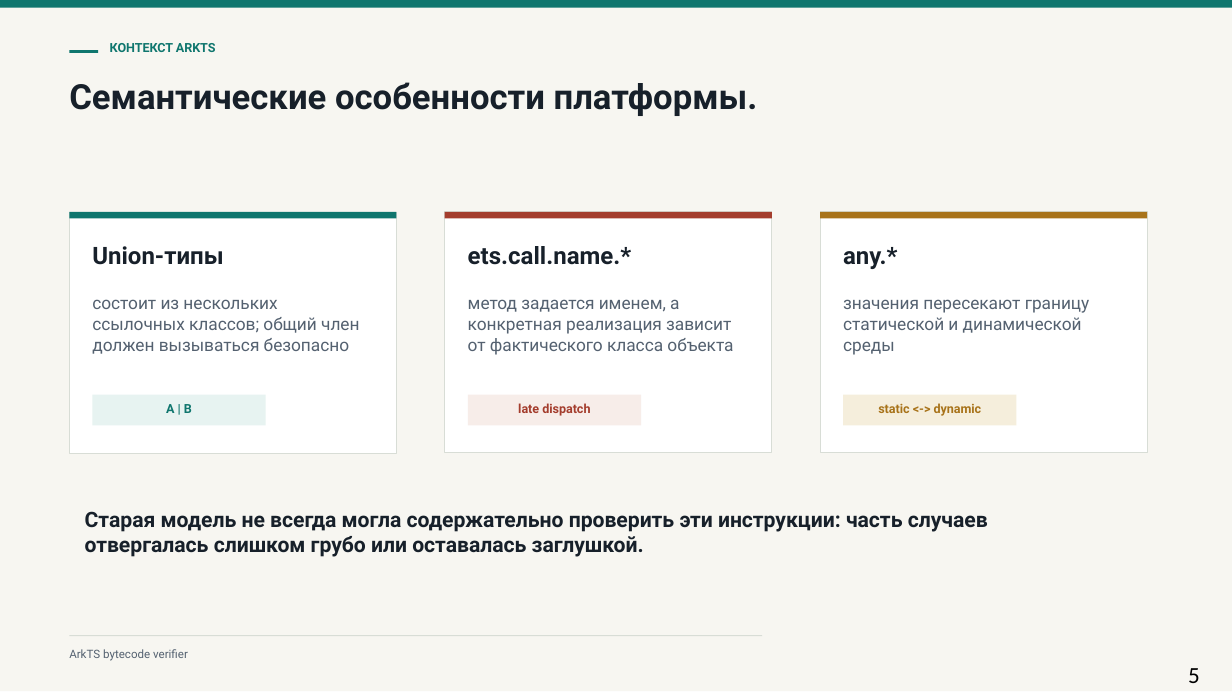
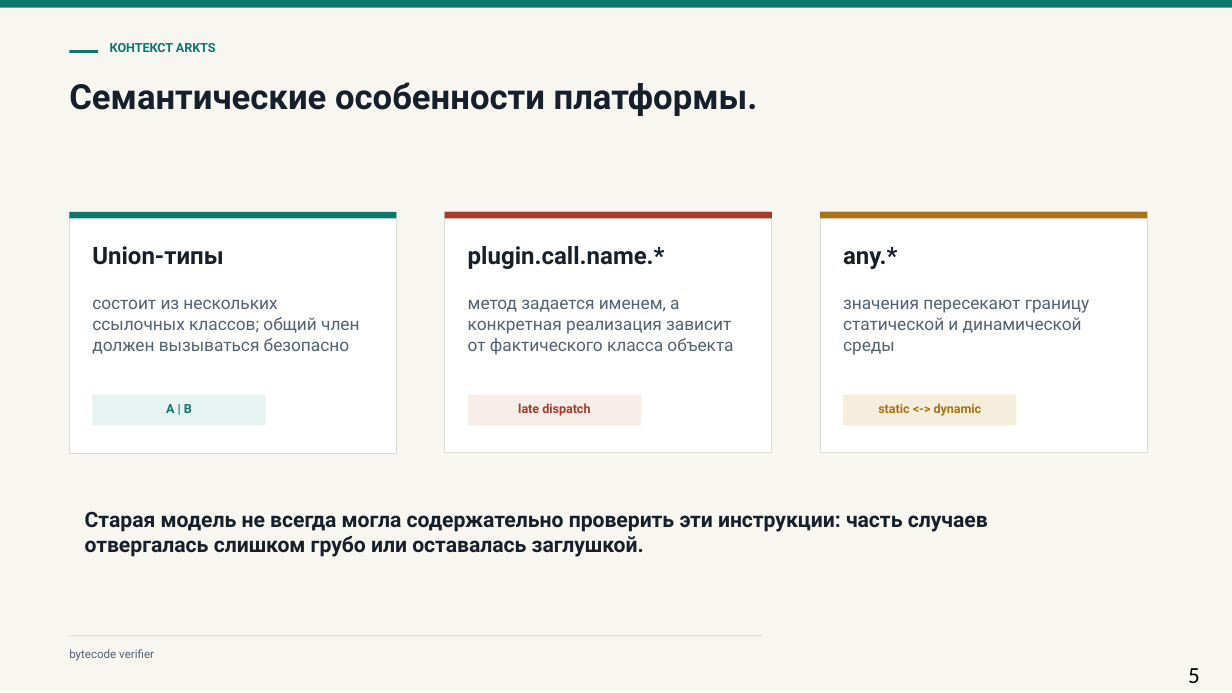
Before and after one commit to MaxGroshev/mipt-diplom, a slide deck: slide 5 of my_new_template/presentaton/arkts_verifier_defense_template.pptx. Drawn at 1232x693 pixels with LibreOffice and Linux fonts; fonts in the diff are those of the drawing. Boxes give left, top, right and bottom in pixels: in the first picture for what was removed or moved away, otherwise in the second. Text is boxed around its words. In the diff, an @@ line names an element or a change of style, - is before the commit and + after.

```diff
--- a/my_new_template/presentaton/arkts_verifier_defense_template.pptx
+++ b/my_new_template/presentaton/arkts_verifier_defense_template.pptx
@@ text at bbox=[468, 246, 665, 269]: text changed @@
-ets.call.name.*
+plugin.call.name.*
@@ text at bbox=[69, 649, 154, 661]: text changed @@
-ArkTS bytecode verifier
+bytecode verifier
```
Also in this commit, not shown: 7 other slides changed, 12 other files.
